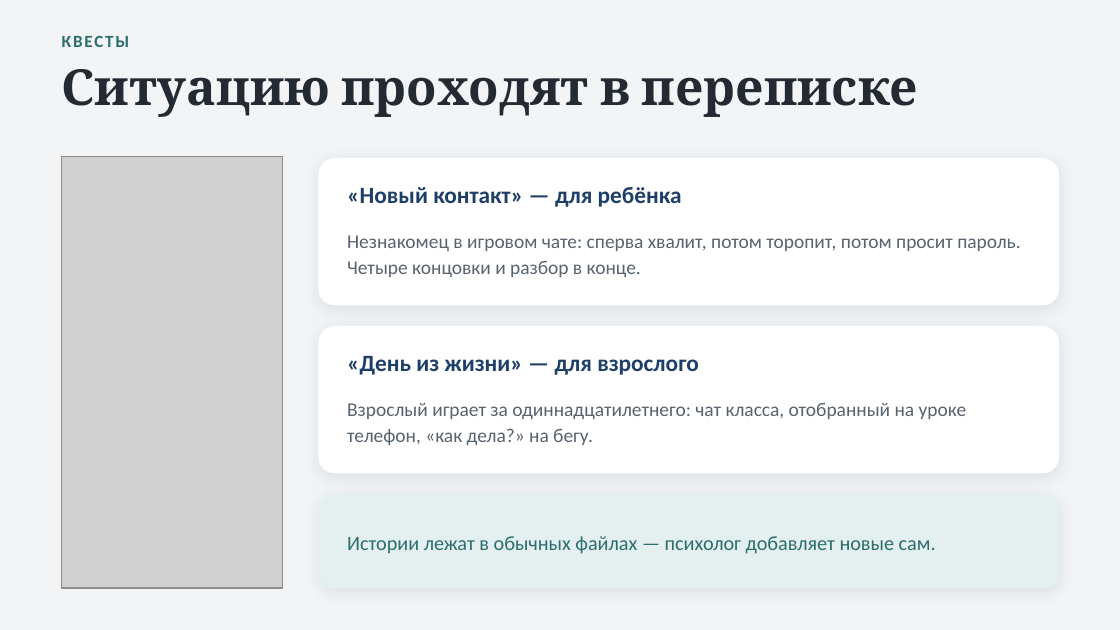
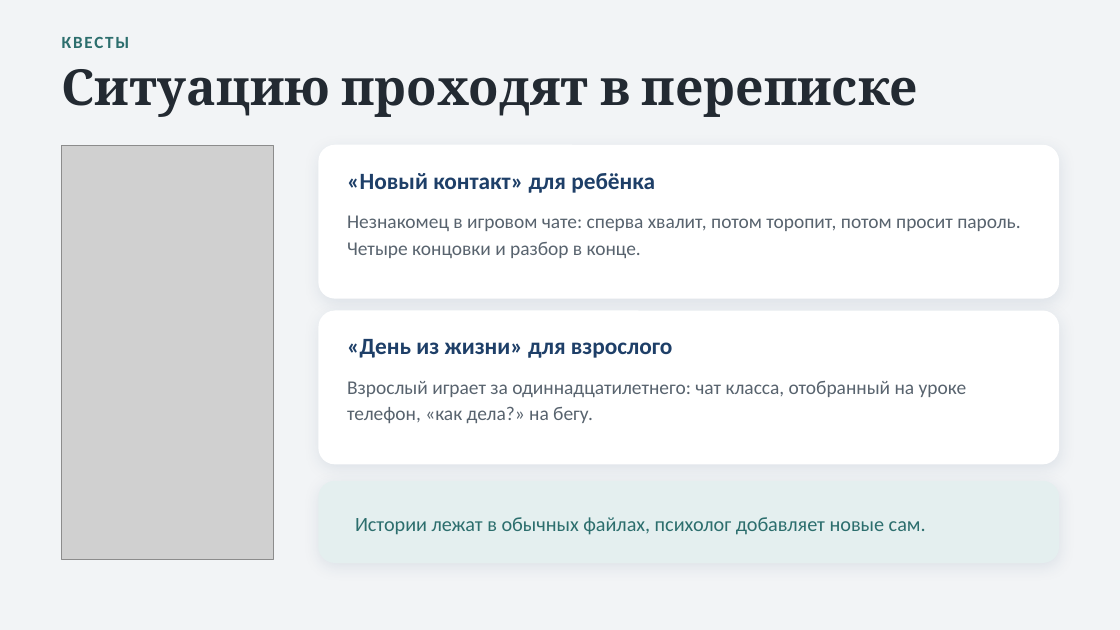
Before and after one commit to Levalnik0/proekt-eho, a slide deck: slide 6 of Проект_Эхо_презентация.pptx. Drawn at 1120x630 pixels with LibreOffice and Linux fonts; fonts in the diff are those of the drawing; grey boxes stand for pictures. Boxes give left, top, right and bottom in pixels: in the first picture for what was removed or moved away, otherwise in the second. Text is boxed around its words. In the diff, an @@ line names an element or a change of style, - is before the commit and + after.

```diff
--- a/Проект_Эхо_презентация.pptx
+++ b/Проект_Эхо_презентация.pptx
@@ picture: place and size @@
-picture at box(62, 157, 282, 588)
+picture at box(62, 146, 273, 560)
@@ rounded rectangle: place and size @@
-rounded rectangle at box(319, 159, 1058, 305)
+rounded rectangle at box(319, 146, 1058, 298)
@@ text at box(347, 173, 655, 193): text changed @@
-«Новый контакт» — для ребёнка
+«Новый контакт» для ребёнка
@@ text "Незнакомец в игровом чате: сперва ...": place and size @@
-text "Незнакомец в игровом чате: сперва ..." at box(347, 235, 1020, 277)
+text "Незнакомец в игровом чате: сперва ..." at box(347, 215, 1020, 258)
@@ rounded rectangle: place and size @@
-rounded rectangle at box(319, 327, 1058, 473)
+rounded rectangle at box(319, 311, 1058, 464)
@@ vertical alignment middle to top in 4 elements at box(347, 215, 1020, 258), box(347, 173, 655, 193), box(347, 381, 967, 423), box(347, 339, 673, 358) @@
@@ text at box(347, 339, 673, 358): text changed @@
-«День из жизни» — для взрослого
+«День из жизни» для взрослого
@@ text "Взрослый играет за одиннадцатилетнего: чат ...": place and size @@
-text "Взрослый играет за одиннадцатилетнего: чат ..." at box(347, 403, 967, 445)
+text "Взрослый играет за одиннадцатилетнего: чат ..." at box(347, 381, 967, 423)
@@ proportions changed in 3 elements at box(319, 146, 1058, 298), box(319, 311, 1058, 464), box(319, 482, 1058, 562) @@
@@ rounded rectangle: place and size @@
-rounded rectangle at box(319, 495, 1058, 588)
+rounded rectangle at box(319, 482, 1058, 562)
@@ text at box(355, 517, 926, 535): text changed @@
-Истории лежат в обычных файлах — психолог добавляет новые сам.
+Истории лежат в обычных файлах, психолог добавляет новые сам.
```
Also in this commit, not shown: 10 other slides changed, 1 slide added, 9 other files.
